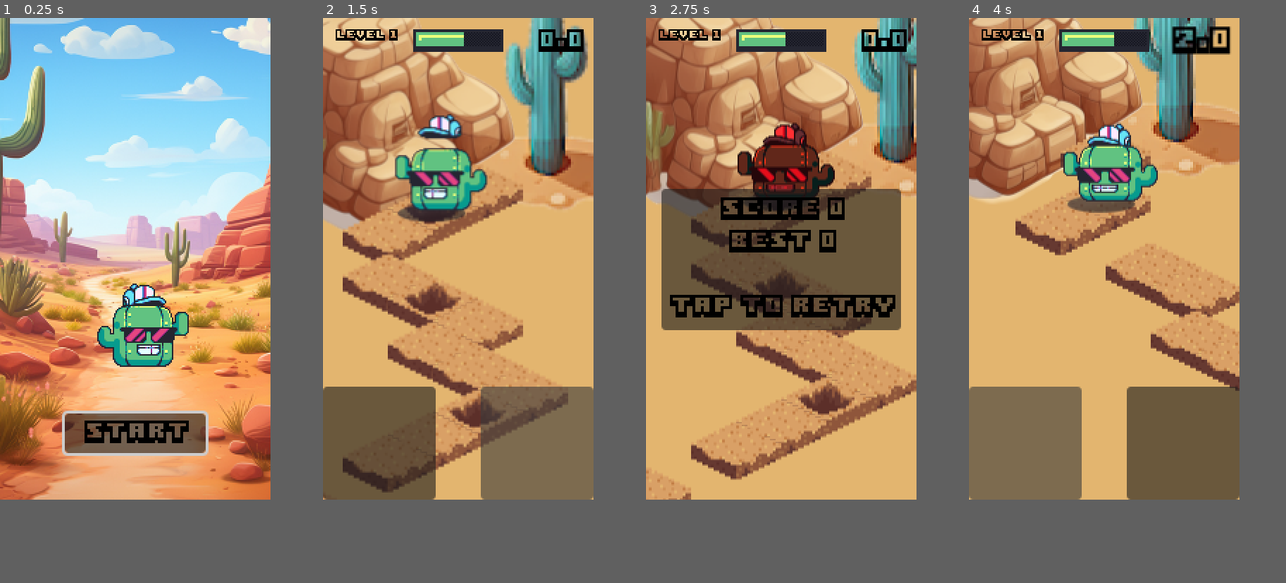
Above: before the commit, frames 1-4 (left to right).
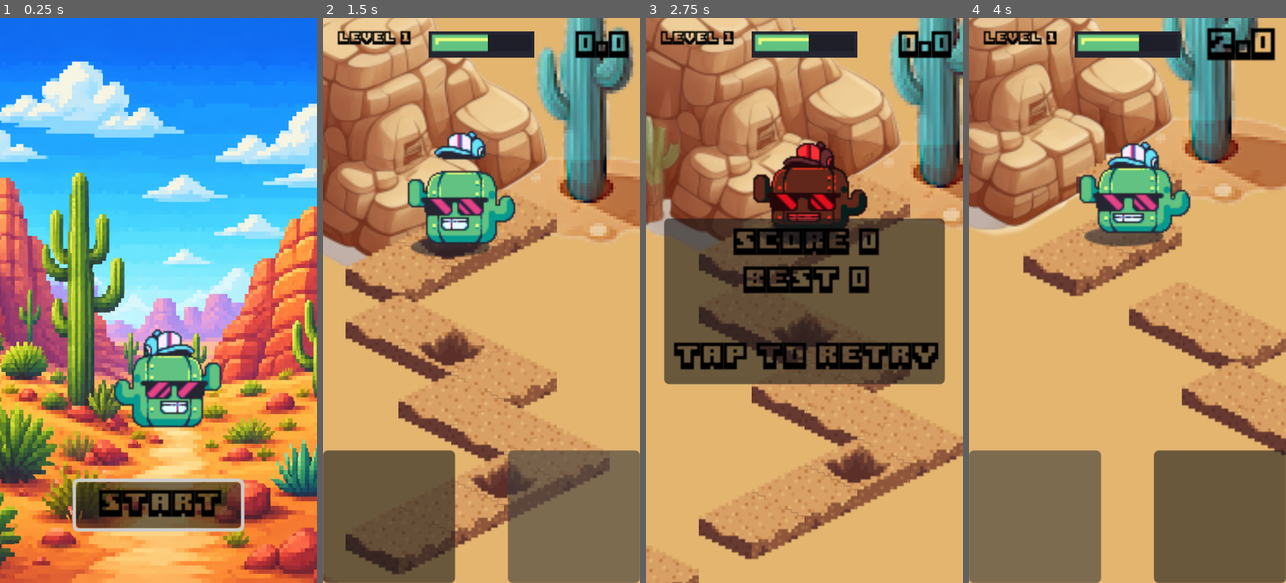
Above: after the commit, the same moments.

Repository: lzubiaur/godot-workshop
Game: Godot game, scene res://scenes/TitleScreen.tscn
Same seed, same stepped clock (60 frames per second), same inputs: the game is played once before the commit and once after it.
Inputs (mouse positions are in pixels of both pictures, inside the frame that each line leads up to):
- Up to frame 1 (0.25 s): no input
- Up to frame 2 (1.5 s): click "START" at 0.5 s; click (538, 441) at 1.25 s
- Up to frame 3 (2.75 s): tap D (Dash) at 2.1 s; tap A (Jump) at 2.27 s
- Up to frame 4 (4 s): click "SCORE 0 BEST 0 TAP TO RETRY" at 2.75 s; click (1026, 441) at 3.5 s
In our replay, the window is 384x682 before the commit and 450x800 after it. These sizes can differ from the game's own. Grey fills any space a smaller window leaves; there, only what the larger window draws over its background counts as a difference.

The runs differ from the first frame. In frame 1, 97% of the frame differs, in the area x 0-100%, y 0-100%; in frame 2, 60%; in frame 3, 53%; in frame 4, 55%.

Commit message:
Improve title screen

Diff:
--- a/project.godot
+++ b/project.godot
@@ -30,8 +30,7 @@
 window/size/viewport_height=341
 window/size/window_width_override=400
 window/size/window_height_override=700
-window/stretch/mode="viewport"
-window/stretch/aspect="expand"
+window/stretch/mode="canvas_items"
 window/handheld/orientation="portrait"
 window/stretch/shrink="1"
 window/handheld/emulate_touchscreen=true
--- a/scenes/TitleScreen.tscn
+++ b/scenes/TitleScreen.tscn
@@ -1,8 +1,7 @@
-[gd_scene load_steps=17 format=3 uid="uid://bfrwm0dvl3367"]
+[gd_scene format=3 uid="uid://bfrwm0dvl3367"]
 
-[ext_resource type="Script" path="res://scripts/TitleScreen.gd" id="1_jmw2m"]
-[ext_resource type="FontFile" uid="uid://b0smndqf5vp3u" path="res://assets/fonts/BoxyBold_16px.fnt" id="15_font"]
-[ext_resource type="Texture2D" uid="uid://dd2pr0o46xamy" path="res://assets/title_screen_1.png" id="1_twc2f"]
+[ext_resource type="Script" uid="uid://bqn0ii7uuj68x" path="res://scripts/TitleScreen.gd" id="1_jmw2m"]
+[ext_resource type="Texture2D" uid="uid://nbpp7uj1vjmw" path="res://assets/title_screen_2.png" id="2_f48o8"]
 [ext_resource type="Texture2D" uid="uid://cbwltmg0b5ft" path="res://assets/idle/idle_01.png" id="3_7d7sw"]
 [ext_resource type="Texture2D" uid="uid://bp5g7r1hji1y6" path="res://assets/idle/idle_02.png" id="4_576qr"]
 [ext_resource type="Texture2D" uid="uid://dtqq7youtiiph" path="res://assets/idle/idle_03.png" id="5_vu67x"]
@@ -15,6 +14,7 @@
 [ext_resource type="Texture2D" uid="uid://dkli8g4wajep" path="res://assets/jump/07.png" id="12_o3e0h"]
 [ext_resource type="Texture2D" uid="uid://colcn6l2wnte6" path="res://assets/jump/08.png" id="13_q73vp"]
 [ext_resource type="Texture2D" uid="uid://jpyjkd5wrux4" path="res://assets/jump/09.png" id="14_taxbf"]
+[ext_resource type="FontFile" uid="uid://b0smndqf5vp3u" path="res://assets/fonts/BoxyBold_16px.fnt" id="15_font"]
 
 [sub_resource type="SpriteFrames" id="SpriteFrames_cajdb"]
 animations = [{
@@ -65,25 +65,30 @@
 "speed": 5.0
 }]
 
-[node name="TitleScreen" type="Node2D"]
+[node name="TitleScreen" type="CanvasLayer" unique_id=3625087]
 script = ExtResource("1_jmw2m")
 
-[node name="BackgroundSprite" type="Sprite2D" parent="."]
-position = Vector2(96, 120)
-scale = Vector2(0.314286, 0.314286)
-texture = ExtResource("1_twc2f")
+[node name="TextureRect" type="TextureRect" parent="." unique_id=451095935]
+anchors_preset = 15
+anchor_right = 1.0
+anchor_bottom = 1.0
+grow_horizontal = 2
+grow_vertical = 2
+texture = ExtResource("2_f48o8")
+expand_mode = 1
+stretch_mode = 6
 
-[node name="AnimatedSprite2D" type="AnimatedSprite2D" parent="."]
+[node name="AnimatedSprite2D" type="AnimatedSprite2D" parent="." unique_id=1407716654]
 position = Vector2(105, 229)
 sprite_frames = SubResource("SpriteFrames_cajdb")
 animation = &"idle"
 autoplay = "idle"
 offset = Vector2(0, -20)
 
-[node name="AnimationPlayer" type="AnimationPlayer" parent="."]
+[node name="AnimationPlayer" type="AnimationPlayer" parent="." unique_id=657144217]
 root_node = NodePath("../AnimatedSprite2D")
 
-[node name="StartButton" type="Button" parent="."]
+[node name="StartButton" type="Button" parent="." unique_id=897276974]
 offset_left = 46.0
 offset_top = 280.0
 offset_right = 146.0
--- a/scripts/TitleScreen.gd
+++ b/scripts/TitleScreen.gd
@@ -1,4 +1,4 @@
-extends Node2D
+extends CanvasLayer
 
 func _ready():
 	# Lets Enter/Space press the button on desktop
Binary file added: assets/title_screen_2.png
Not shown, added: assets/title_screen_2.png.import
